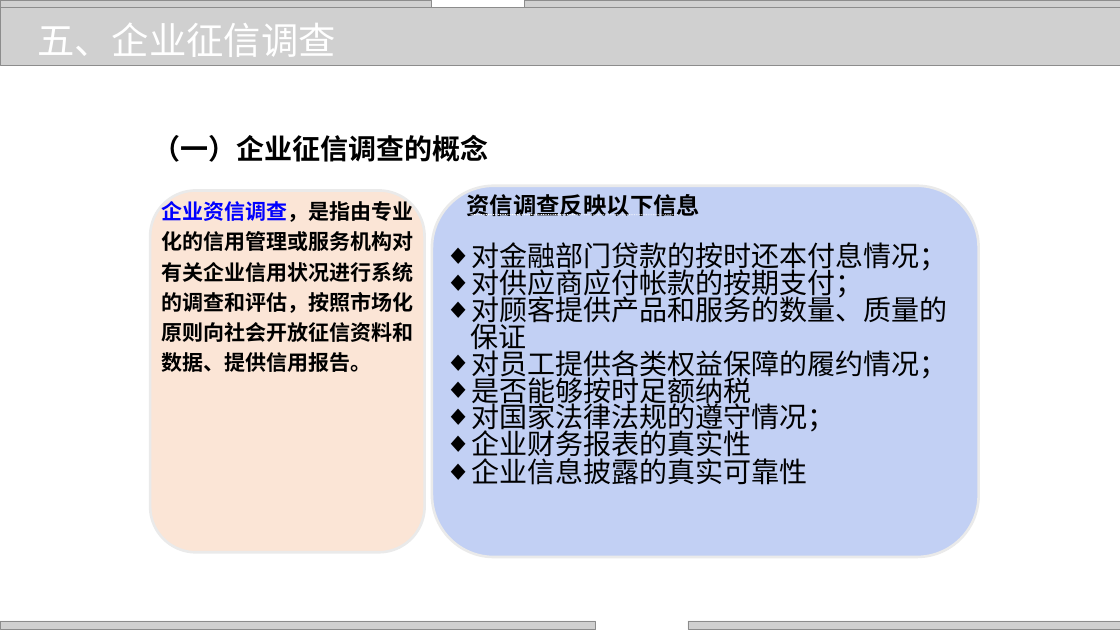
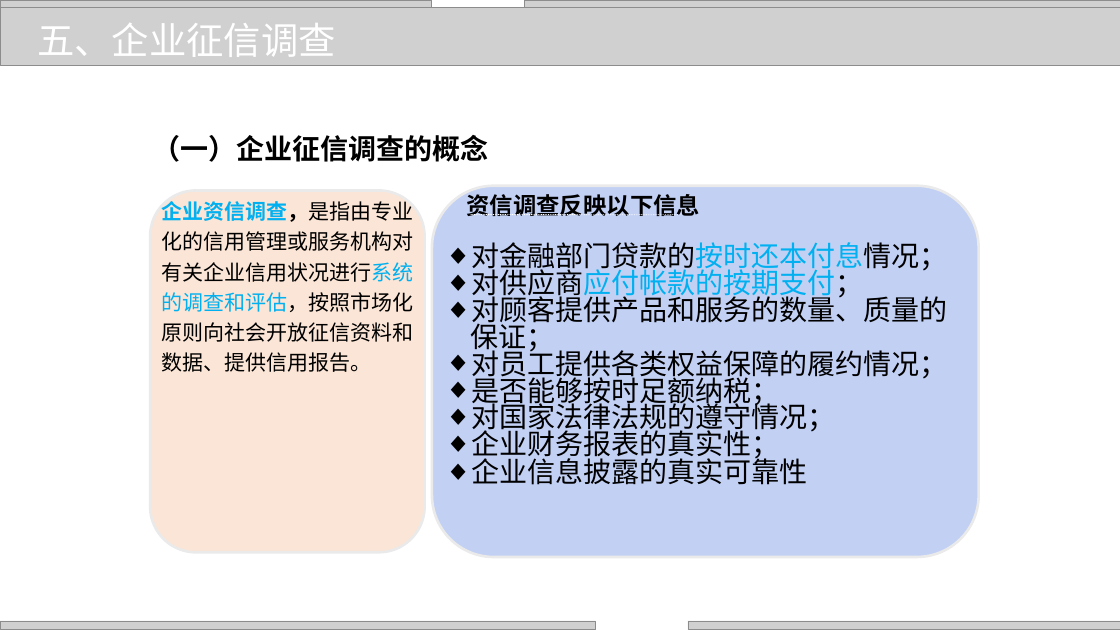
Before and after one commit to zhangjianzhang/internet_credit, a slide deck: slide 14 of files/slides/lecture_5.pptx. Drawn at 1120x630 pixels with LibreOffice and Linux fonts; fonts in the diff are those of the drawing; grey boxes stand for pictures; background and template pictures are left out. Boxes give left, top, right and bottom in pixels: in the first picture for what was removed or moved away, otherwise in the second. Text is boxed around its words. In the diff, an @@ line names an element or a change of style, - is before the commit and + after.

```diff
--- a/files/slides/lecture_5.pptx
+++ b/files/slides/lecture_5.pptx
@@ text "企业资信调查，是指由专业化的信用管理或服务机构对有关企业信用状况进行系统的调查和评估，按照市场化原则向社会开放征信资料和 ..." at (161,198,413,372): text colour #0000FF to #00B0F0, text colour #000000 to #00B0F0 in "企业资信调查，是指由专业化的信用管理或服务机构对有关企业信用状况进行系统的调查和评估，按照市场化原则向社会开放征信资料和 ..."; bold off @@
@@ text at (472,242,948,301): text colour #000000 to #00B0F0 in "对金融部门贷款的按时还本付息情况；", "对供应商应付帐款的按期支付；" @@
@@ text at (470,292,948,355): text changed @@
-  ◆ 对顾客提供产品和服务的数量、质量的保证
+  ◆ 对顾客提供产品和服务的数量、质量的保证；
@@ text at (472,373,780,409): text changed @@
-  ◆ 是否能够按时足额纳税
+  ◆ 是否能够按时足额纳税；
@@ text at (472,426,780,462): text changed @@
-  ◆ 企业财务报表的真实性
+  ◆ 企业财务报表的真实性；
```
Also in this commit, not shown: 19 other slides changed, 11 other files.
